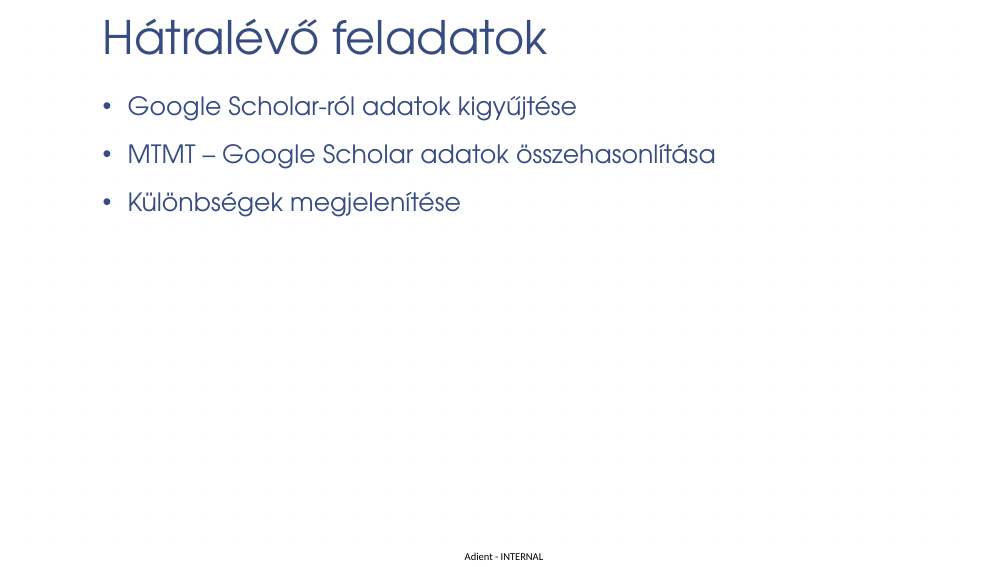
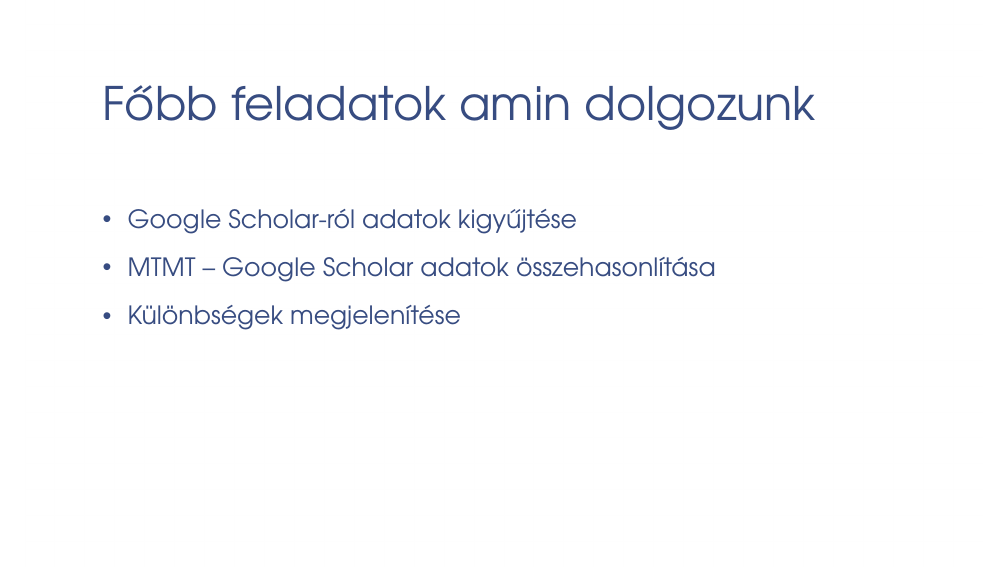
Before and after one commit to patmik2012/PubSync, a slide deck: slide 8 of Publikációs listák szinkronizálása.pptx. Drawn at 1008x567 pixels with LibreOffice and Linux fonts; fonts in the diff are those of the drawing; background and template pictures are left out. Boxes give left, top, right and bottom in pixels: in the first picture for what was removed or moved away, otherwise in the second. Text is boxed around its words. In the diff, an @@ line names an element or a change of style, - is before the commit and + after.

```diff
--- a/Publikációs listák szinkronizálása.pptx
+++ b/Publikációs listák szinkronizálása.pptx
@@ title at [103, 85, 817, 130]: text changed @@
-Hátralévő feladatok
+Főbb feladatok amin dolgozunk
@@ text "Google Scholar-ról adatok kigyűjtése": place and size @@
-text "Google Scholar-ról adatok kigyűjtése" at [128, 96, 716, 217]
+text "Google Scholar-ról adatok kigyűjtése" at [128, 209, 716, 330]
@@ text removed at [465, 553, 543, 560] @@
-Adient - INTERNAL
```
Also in this commit, not shown: 4 other slides changed.
